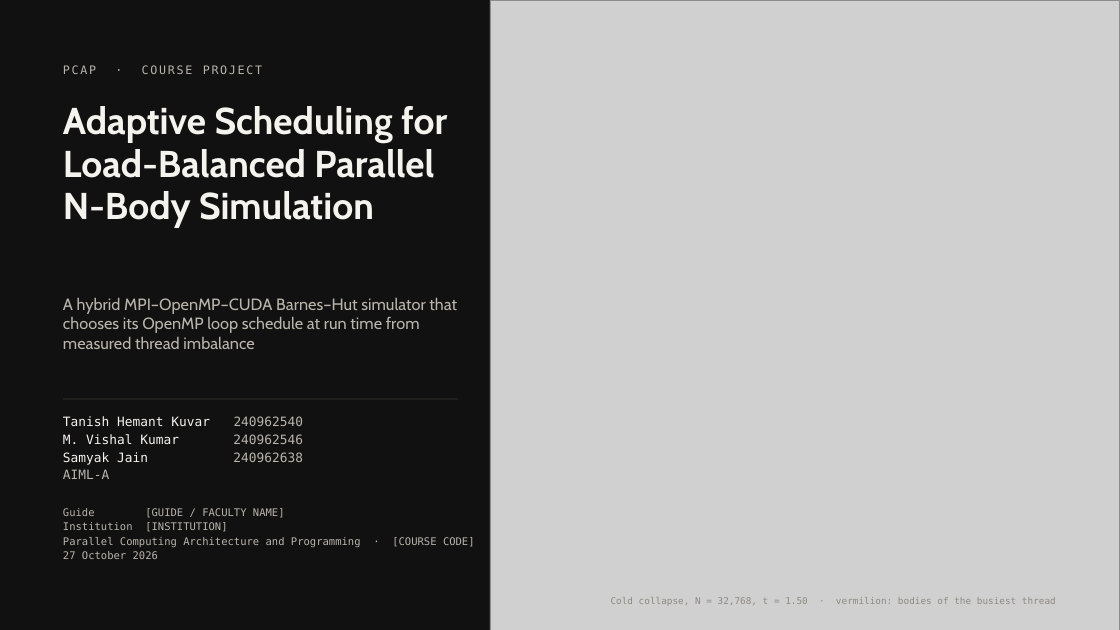
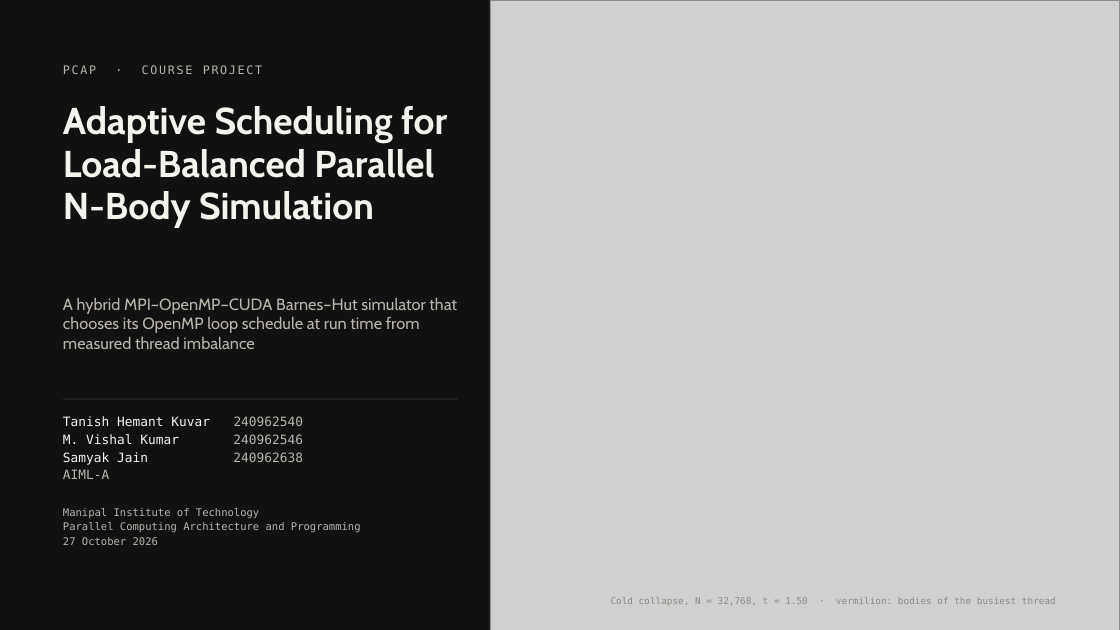
Before and after one commit to tanishkuvar11/N-Body-Simulation, a slide deck: slide 1 of presentation/PCAP_NBody_Adaptive_Scheduling.pptx. Drawn at 1120x630 pixels with LibreOffice and Linux fonts; fonts in the diff are those of the drawing; grey boxes stand for pictures. Boxes give left, top, right and bottom in pixels: in the first picture for what was removed or moved away, otherwise in the second. Text is boxed around its words. In the diff, an @@ line names an element or a change of style, - is before the commit and + after.

```diff
--- a/presentation/PCAP_NBody_Adaptive_Scheduling.pptx
+++ b/presentation/PCAP_NBody_Adaptive_Scheduling.pptx
@@ text at bbox=[63, 508, 361, 532]: text changed @@
-Guide [GUIDE / FACULTY NAME]
-Institution [INSTITUTION]
-Parallel Computing Architecture and Programming · [COURSE CODE]
+Manipal Institute of Technology
+Parallel Computing Architecture and Programming
```
Also in this commit, not shown: 18 other files.
